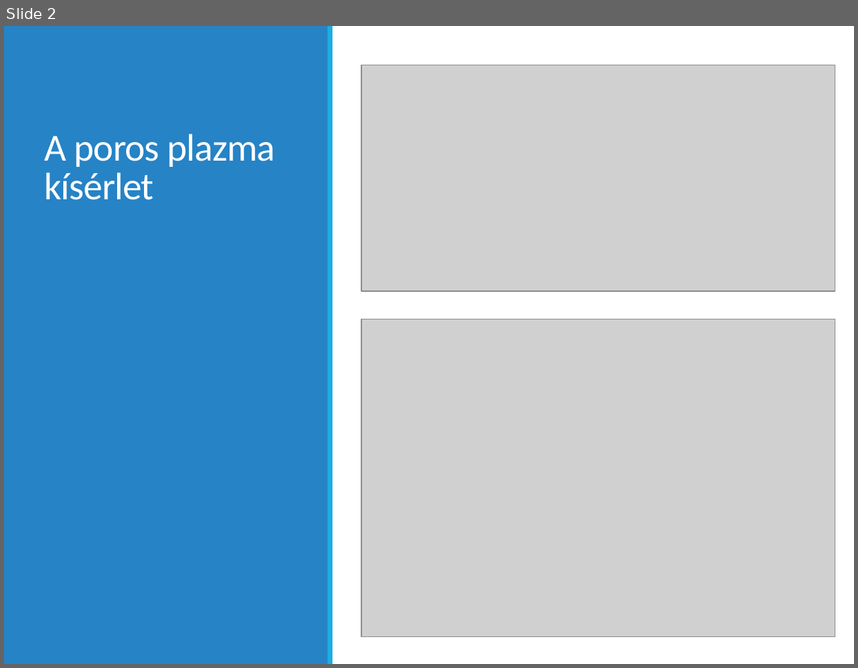
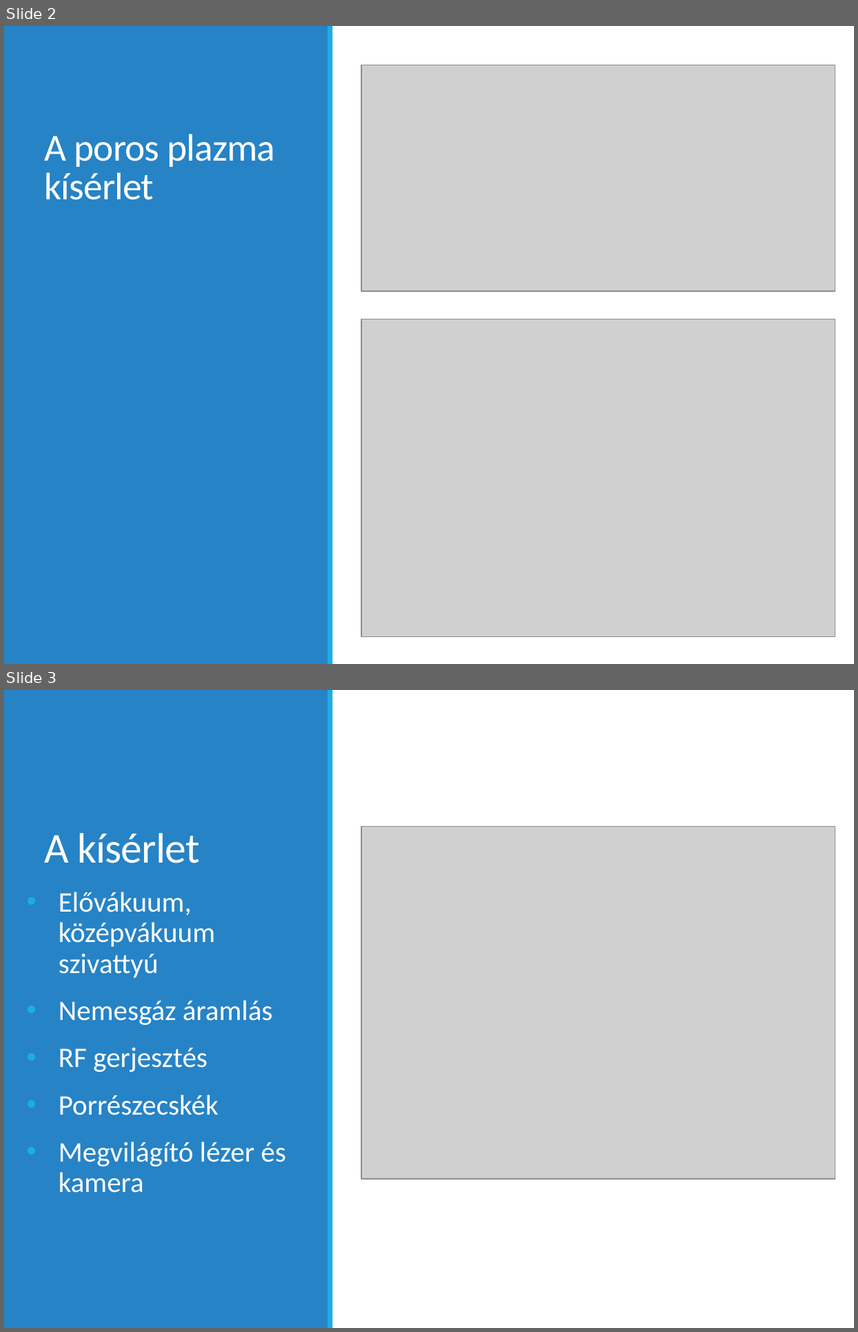
Before and after one commit to bakroistvan/diploma1_duma, a slide deck: prezi/bakro_diploma1.pptx. Shown one above the other, each under a label of ours: slide 2 before the commit, slides 2 and 3 after it. The pictures are 858x668 and 858x1332 pixels, drawn with LibreOffice and Linux fonts; fonts in the diff are those of the drawing; grey boxes stand for pictures. Boxes give left, top, right and bottom in pixels: in the first picture for what was removed or moved away, otherwise in the second. Text is boxed around its words. In the diff, an @@ line names an element or a change of style, - is before the commit and + after.

```diff
--- a/prezi/bakro_diploma1.pptx
+++ b/prezi/bakro_diploma1.pptx
@@ slide 3 added at <box>4,690,854,1328</box>, background #FFFFFF; not listed: 2 template elements that a slide beside it also shows @@
@@ title added at <box>44,833,199,863</box>, 36 pt, text #FFFFFF @@
+A kísérlet
@@ picture added at <box>361,826,835,1178</box> @@
@@ text added at <box>59,891,286,1192</box>, 24 pt, text #FFFFFF @@
+• Elővákuum, középvákuum szivattyú
+• Nemesgáz áramlás
+• RF gerjesztés
+• Porrészecskék
+• Megvilágító lézer és kamera
```
Also in this commit, not shown: 5 slides changed, 8 other slides added, 6 slides removed, 1 other file.
